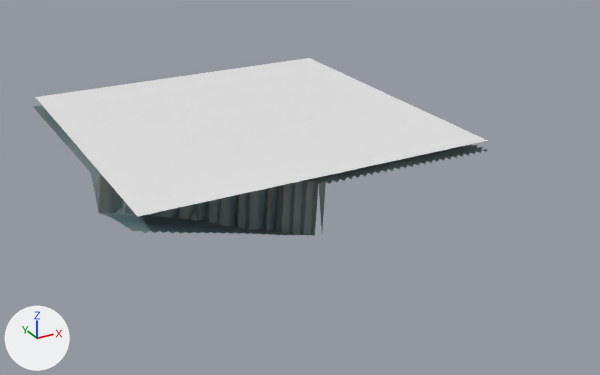
The glTF model eloria-assets/maps/continent-v2/coilmere/client/chunks/09_07/world.glb, before and after one commit.
Camera for both pictures: a 50 mm lens placed at (-186.8, 88.3, 76.8), pointed at (-89.6, 264.9, -11.5). Every picture has the same lights, and +X, +Y and +Z are marked at lower left. The first picture is the older version. Where no turn or scale is listed for an object, it has been applied to the vertices. Vertices at exactly the same position are counted once.

Before the edit, the objects in view are built like this:
```python
me_authoredground_coilmerebase_coilmere_09_07 = bpy.data.meshes.new('AuthoredGround_coilmereBase_coilmere_09_07')
me_authoredground_coilmerebase_coilmere_09_07.from_pydata(...)  # 2496 vertices, 4608 faces; spans x 2789.0..2887.0, y -7763.0..-7665.0, z -16.0..-1.7
me_authoredground_coilmerebase_coilmere_09_07.materials.append(mat_authored_coilmerebase)  # its picture is missing
me_terrain_coilmere_09_07 = bpy.data.meshes.new('Terrain_coilmere_09_07')
me_terrain_coilmere_09_07.from_pydata(...)  # 2401 vertices, 4608 faces; spans x 2789.0..2885.0, y -7761.0..-7665.0, z -16.0..-1.7
me_terrain_coilmere_09_07.materials.append(mat_continental_ground)  # its picture is missing
me_water_coilmere_09_07 = bpy.data.meshes.new('Water_coilmere_09_07')
me_water_coilmere_09_07.from_pydata([(2790.0, -7666.0, 0.0), (2790.0, -7762.0, 0.0), (2886.0, -7762.0, 0.0), (2886.0, -7666.0, 0.0)], [], [(0, 1, 2), (2, 3, 0)])
me_water_coilmere_09_07.materials.append(mat_water_sea)  # its picture is missing
ob_authoredground_coilmerebase_coilmere_09_07 = bpy.data.objects.new('AuthoredGround_coilmereBase_coilmere_09_07', me_authoredground_coilmerebase_coilmere_09_07)
ob_authoredground_coilmerebase_coilmere_09_07.location = (-2930.0, 8007.0, 0.0)
ob_terrain_coilmere_09_07 = bpy.data.objects.new('Terrain_coilmere_09_07', me_terrain_coilmere_09_07)
ob_terrain_coilmere_09_07.location = (-2930.0, 8007.0, 0.0)
ob_water_coilmere_09_07 = bpy.data.objects.new('Water_coilmere_09_07', me_water_coilmere_09_07)
ob_water_coilmere_09_07.location = (-2930.0, 8007.0, 0.0)
```
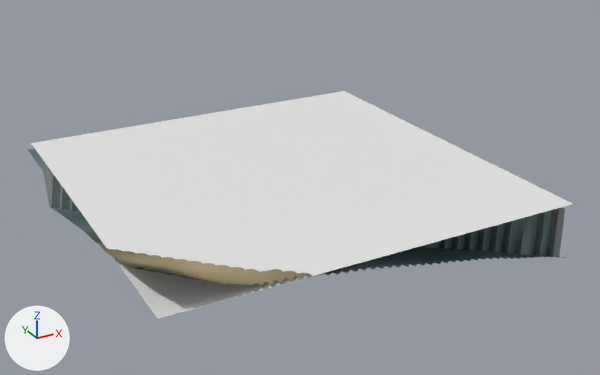
The change, as a list of edits to the scene's bpy script:
```text
Change me_terrain_coilmere_09_07:
    used by ob_terrain_coilmere_09_07; location = (-2930.0, 8007.0, 0.0)
    remove me_terrain_coilmere_09_07.from_pydata(...)  # 2401 vertices, 4608 faces; spans x 2789.0..2885.0, y -7761.0..-7665.0, z -16.0..-1.7
    add me_terrain_coilmere_09_07.from_pydata(...)  # 2401 vertices, 4608 faces; spans x 2779.0..2875.0, y -7801.0..-7705.0, z -16.0..9.3
    me_terrain_coilmere_09_07 part 1: 2401 of 2401 vertices moved; they spanned x 2789.0..2885.0, y -7761.0..-7665.0, z -16.0..-1.7 and now span x 2779.0..2875.0, y -7801.0..-7705.0, z -16.0..9.3; mean shift (-10.0, -40.0, -0.5)
Change me_water_coilmere_09_07:
    used by ob_water_coilmere_09_07; location = (-2930.0, 8007.0, 0.0)
    remove me_water_coilmere_09_07.from_pydata(...)  # 4 vertices, 2 faces; spans x 2790.0..2886.0, y -7762.0..-7666.0, z 0.0
    add me_water_coilmere_09_07.from_pydata(...)  # 4 vertices, 2 faces; spans x 2780.0..2876.0, y -7802.0..-7706.0, z 0.0
    me_water_coilmere_09_07 part 2: the whole mesh is moved by (-10.0, -40.0, 0.0)
Change me_authoredground_coilmerebase_coilmere_09_07:
    used by ob_authoredground_coilmerebase_coilmere_09_07; location = (-2930.0, 8007.0, 0.0)
    remove me_authoredground_coilmerebase_coilmere_09_07.from_pydata(...)  # 2496 vertices, 4608 faces; spans x 2789.0..2887.0, y -7763.0..-7665.0, z -16.0..-1.7
    add me_authoredground_coilmerebase_coilmere_09_07.from_pydata(...)  # 2496 vertices, 4608 faces; spans x 2779.0..2877.0, y -7803.0..-7705.0, z -16.0..9.3
    me_authoredground_coilmerebase_coilmere_09_07 part 3: 2496 of 2496 vertices moved; they spanned x 2789.0..2887.0, y -7763.0..-7665.0, z -16.0..-1.7 and now span x 2779.0..2877.0, y -7803.0..-7705.0, z -16.0..9.3; mean shift (-10.0, -40.0, -0.4)
```

Pixel boxes [x1, y1, x2, y2] of what changed, in the pictures (600 x 375 px):
'Water_coilmere_09_07', mesh moved: before [35, 58, 488, 216]; after [31, 91, 573, 319]
'AuthoredGround_coilmereBase_coilmere_09_07', reshaped (19% wider): before [35, 106, 487, 236]; after [30, 149, 566, 285]
'Terrain_coilmere_09_07', reshaped (mostly hidden): before [33, 105, 138, 231]; after [28, 149, 181, 277]
